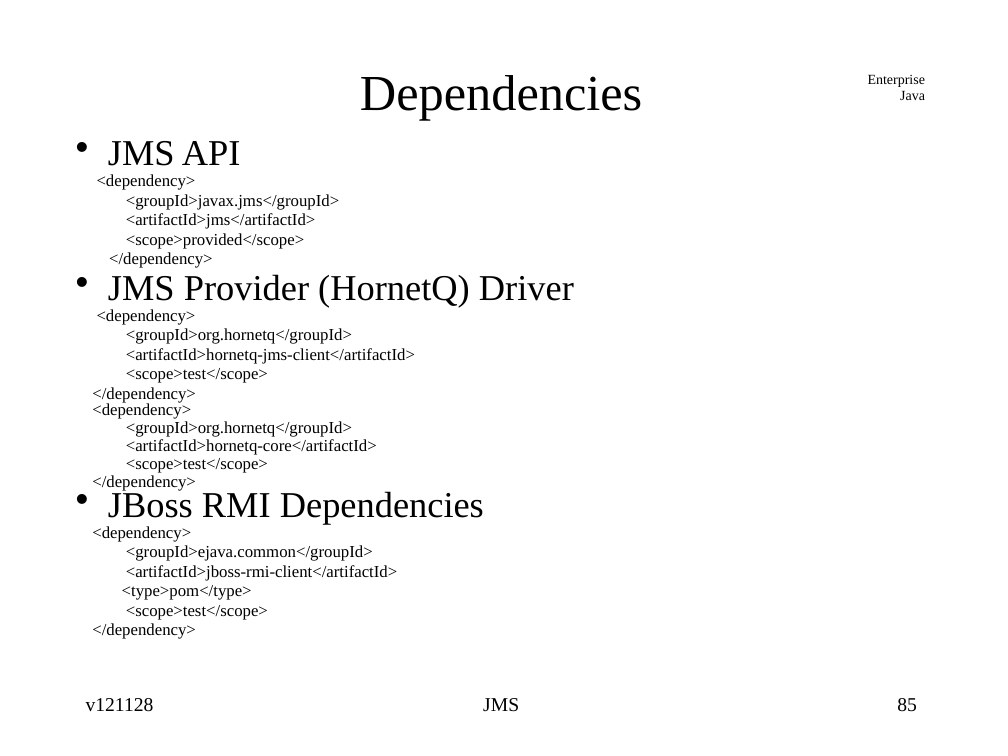
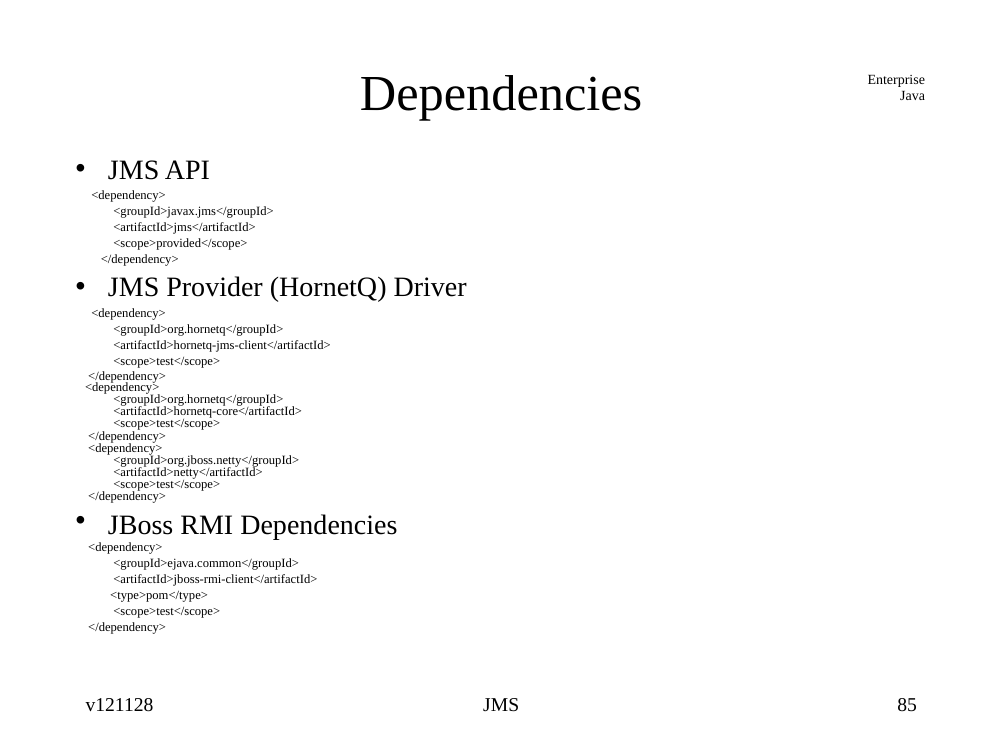
Before and after one commit to jcstaff/ejava-javaee, a slide deck: slide 85 of jmsCore/src/site/resources/lectures/jmsCore.ppt. Drawn at 1008x756 pixels with LibreOffice and Linux fonts; fonts in the diff are those of the drawing. Boxes give left, top, right and bottom in pixels: in the first picture for what was removed or moved away, otherwise in the second. Text is boxed around its words. In the diff, an @@ line names an element or a change of style, - is before the commit and + after.

Commit message:
added netty dependency

```diff
--- a/jmsCore/src/site/resources/lectures/jmsCore.ppt
+++ b/jmsCore/src/site/resources/lectures/jmsCore.ppt
@@ text at [85, 160, 467, 634]: size 26 to 20 pt in "JMS API", "JMS Provider (HornetQ) Driver", "JBoss RMI Dependencies"; size 12 to 9 pt in "<dependency>", "<groupId>javax.jms</groupId>", "<artifactId>jms</artifactId>", "<scope>provided</scope>" and 17 more places; line spacing 0.41 to 1; less space between paragraphs; line spacing 0.41 to 0.31; line spacing 0.9 to 0.8 @@
@@ text at [88, 442, 299, 503]: paragraphs added @@
+<dependency>
+<groupId>org.jboss.netty</groupId>
+<artifactId>netty</artifactId>
+<scope>test</scope>
+</dependency>
```
